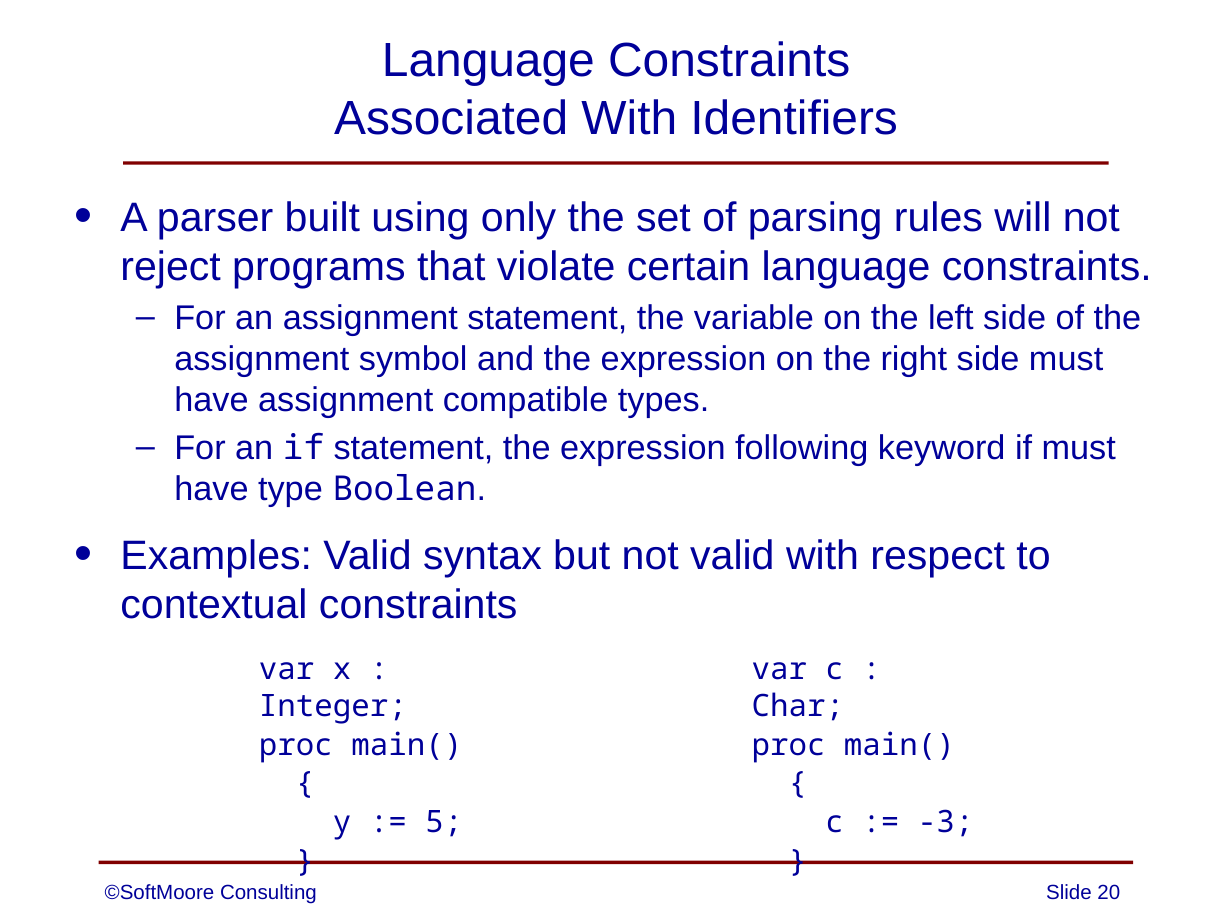
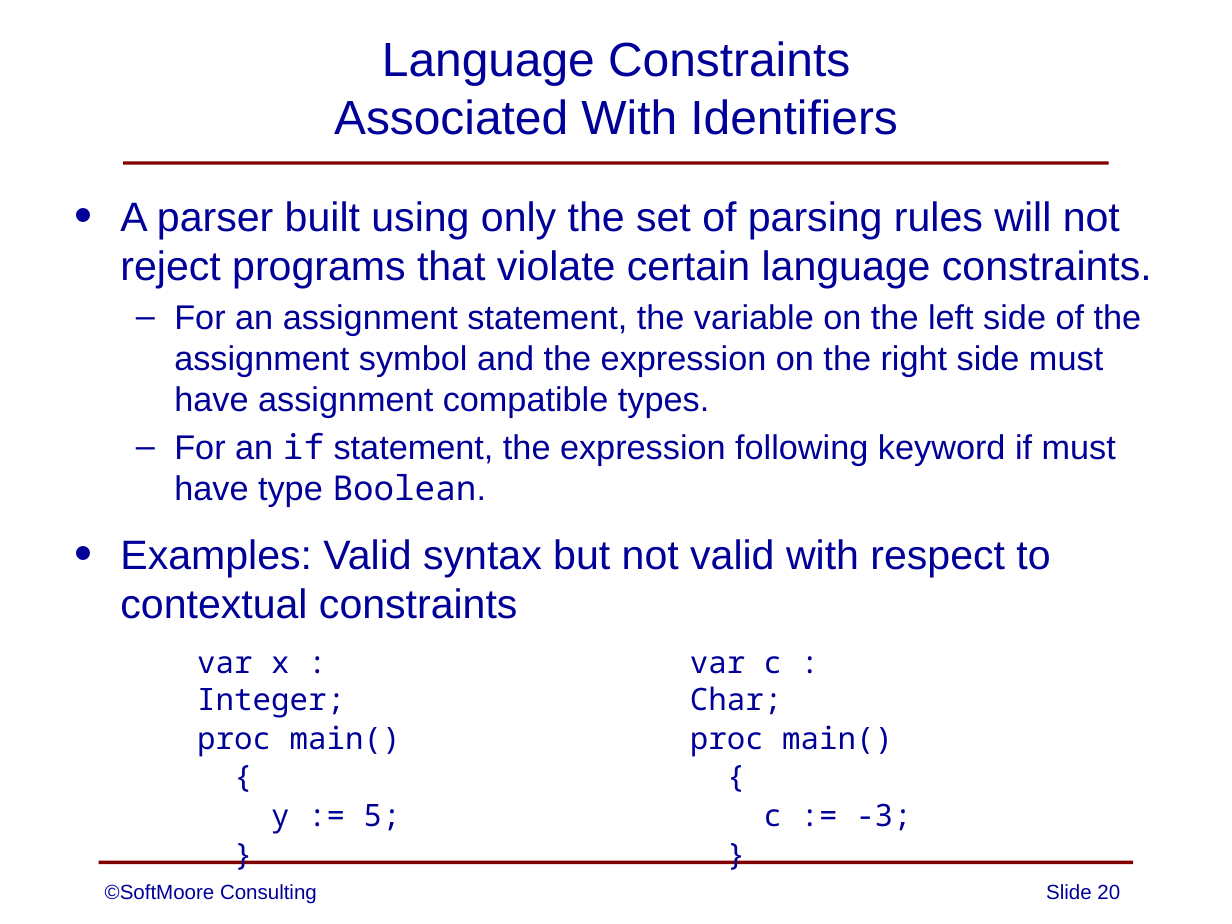
Before and after one commit to SoftMoore/CPRL-Java-3rd, a slide deck: slide 20 of PowerPoints/08 - Abstract Syntax Trees.pptx. Drawn at 1232x924 pixels with LibreOffice and Linux fonts; fonts in the diff are those of the drawing. Boxes give left, top, right and bottom in pixels: in the first picture for what was removed or moved away, otherwise in the second. Text is boxed around its words. In the diff, an @@ line names an element or a change of style, - is before the commit and + after.

```diff
--- a/PowerPoints/08 - Abstract Syntax Trees.pptx
+++ b/PowerPoints/08 - Abstract Syntax Trees.pptx
@@ text "var x : Integer;": place and size @@
-text "var x : Integer;" at box(259, 662, 462, 840)
+text "var x : Integer;" at box(197, 656, 401, 834)
@@ text "var c : Char;": place and size @@
-text "var c : Char;" at box(752, 662, 973, 837)
+text "var c : Char;" at box(690, 656, 911, 831)
```
Also in this commit, not shown: 13 other slides changed.
